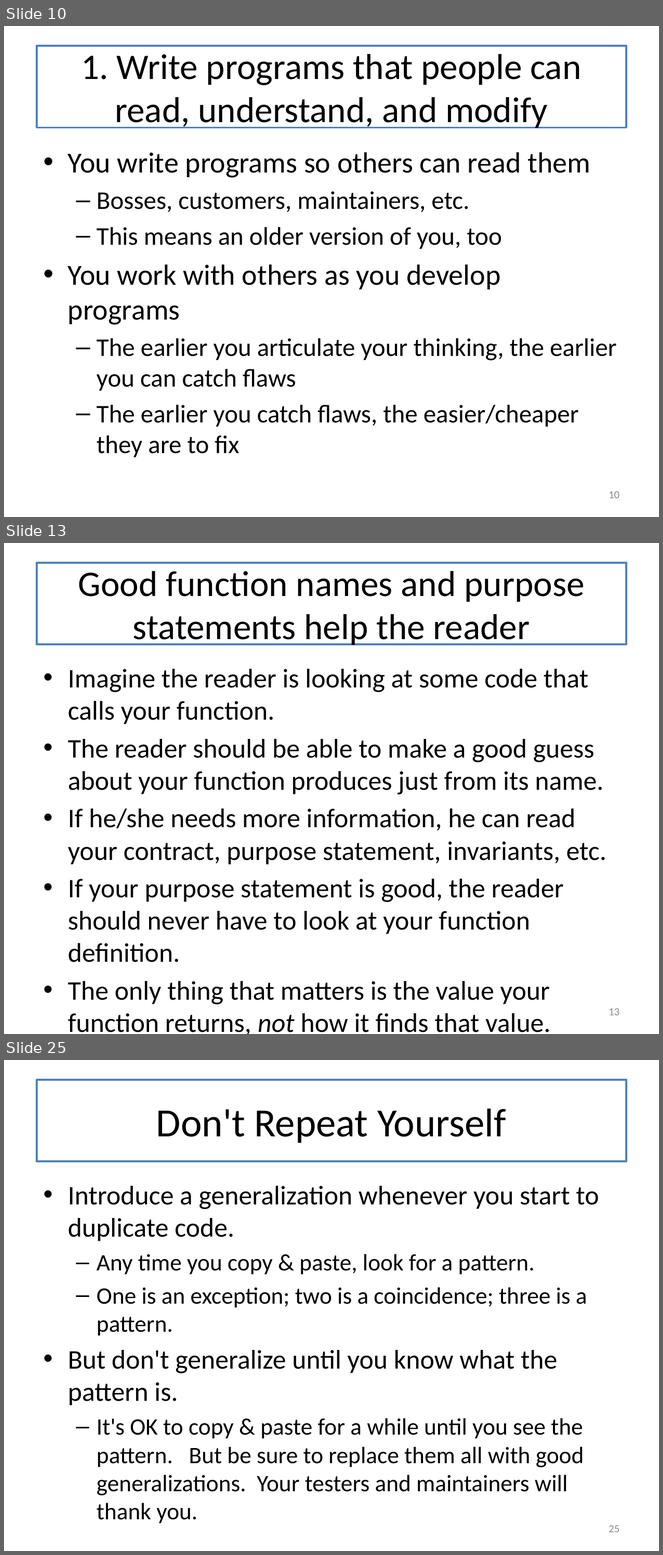
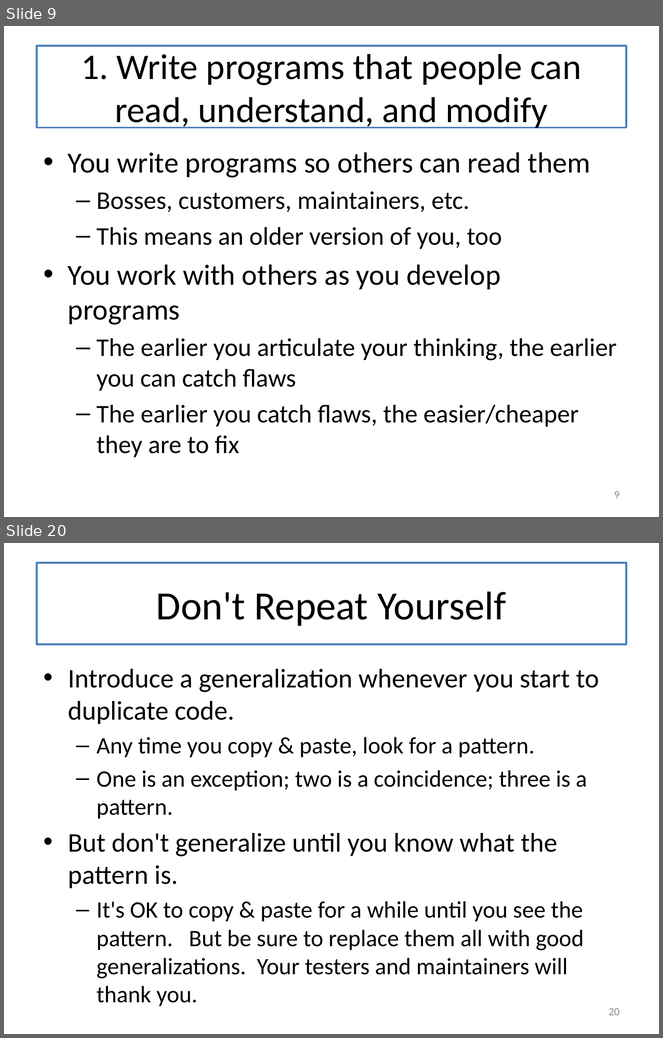
Before and after one commit to mwand/cs5010f17, a slide deck: Slides/Lesson 12.1 The Last Lecture.pptx. Shown one above the other, each under a label of ours: slides 10, 13 and 25 before the commit, slides 9 and 20 after it; the slides between them are not shown. The pictures are 663x1555 and 663x1038 pixels, drawn with LibreOffice and Linux fonts; fonts in the diff are those of the drawing. Boxes give left, top, right and bottom in pixels: in the first picture for what was removed or moved away, otherwise in the second. Text is boxed around its words. In the diff, an @@ line names an element or a change of style, - is before the commit and + after.

```diff
--- a/Slides/Lesson 12.1 The Last Lecture.pptx
+++ b/Slides/Lesson 12.1 The Last Lecture.pptx
@@ slide 13 removed at box(4, 543, 659, 1034), background #FFFFFF @@
@@ title removed at box(37, 563, 626, 644) @@
-Good function names and purpose statements help the reader
@@ text removed at box(68, 669, 607, 1034) @@
-• Imagine the reader is looking at some code that calls your function.
-• The reader should be able to make a good guess about your function produces just from its name.
-• If he/she needs more information, he can read your contract, purpose statement, invariants, etc.
-• If your purpose statement is good, the reader should never have to look at your function definition.
-• The only thing that matters is the value your function returns, not how it finds that value.
@@ page number removed at box(609, 1008, 620, 1016) @@
-13
@@ what was slide 10 is now slide 9 @@
@@ page number at box(614, 491, 620, 499): text changed @@
-10
+9
@@ what was slide 25 is now slide 20 @@
@@ page number at box(609, 1008, 620, 1016): text changed @@
-25
+20
```
Also in this commit, not shown: 11 slides changed, 1 slide added, 6 other slides removed, 3 other files.
